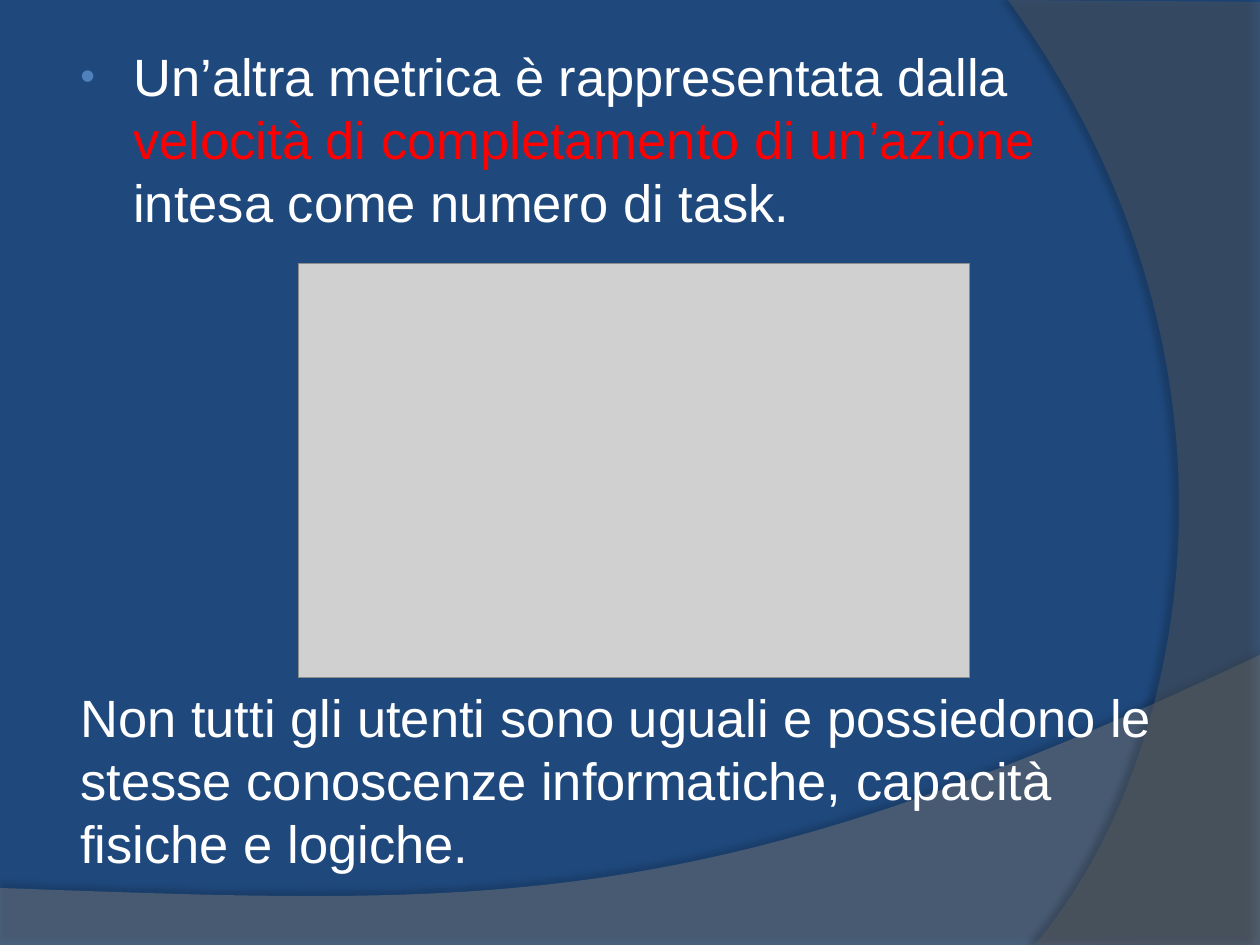
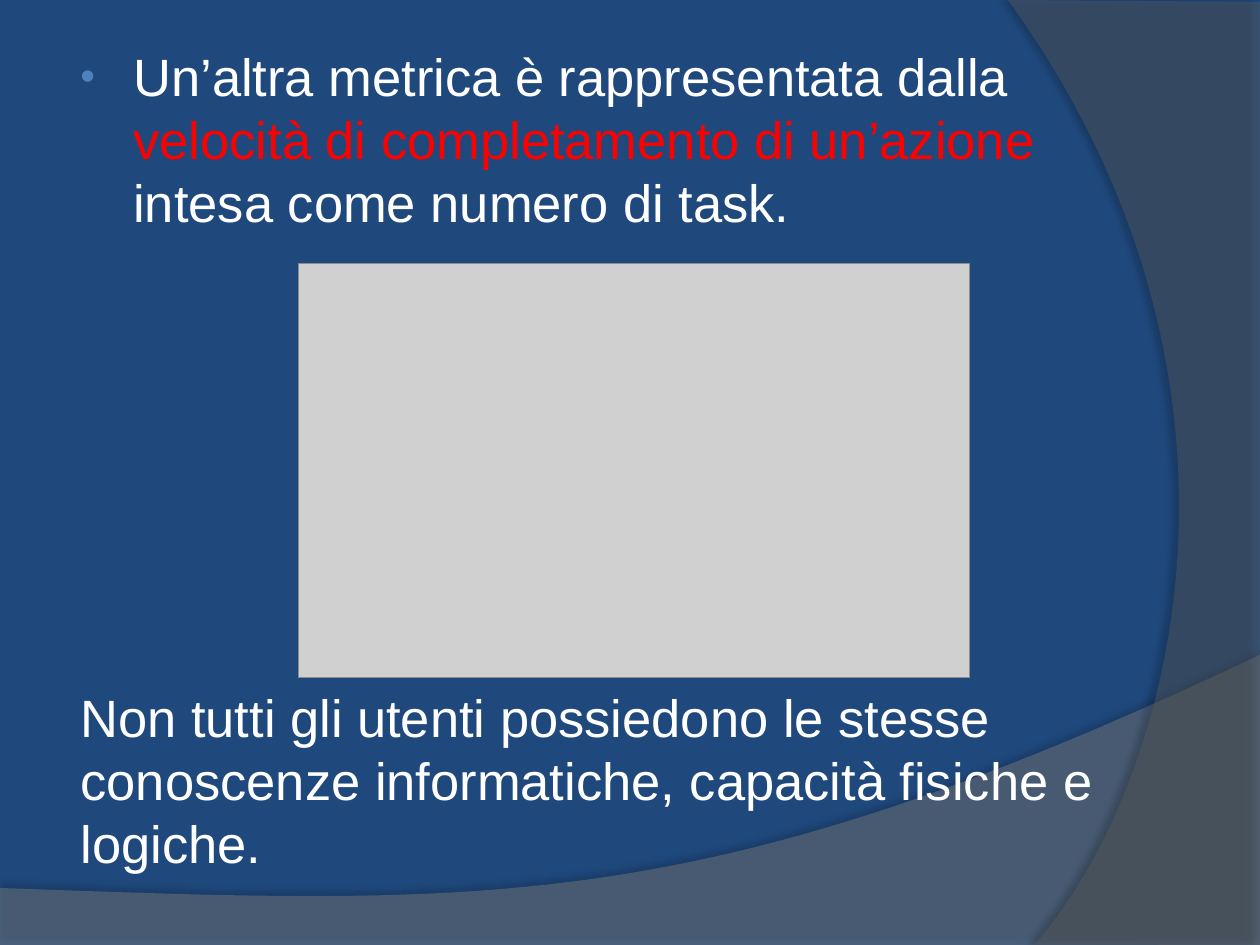
Before and after one commit to yan0z/ISW, a slide deck: slide 11 of Quesito 2 Team/1.ISW-Metrica.pptx (slide 8 before the commit). Drawn at 1260x945 pixels with LibreOffice and Linux fonts; fonts in the diff are those of the drawing; grey boxes stand for pictures. Boxes give left, top, right and bottom in pixels: in the first picture for what was removed or moved away, otherwise in the second. Text is boxed around its words. In the diff, an @@ line names an element or a change of style, - is before the commit and + after.

```diff
--- a/Quesito 2 Team/1.ISW-Metrica.pptx
+++ b/Quesito 2 Team/1.ISW-Metrica.pptx
@@ text at [80,699,1092,874]: text changed @@
-Non tutti gli utenti sono uguali e possiedono le stesse conoscenze informatiche, capacità fisiche e logiche.
+Non tutti gli utenti possiedono le stesse conoscenze informatiche, capacità fisiche e logiche.
```
Also in this commit, not shown: 1 other slide changed, 7 slides added, 6 other files.
